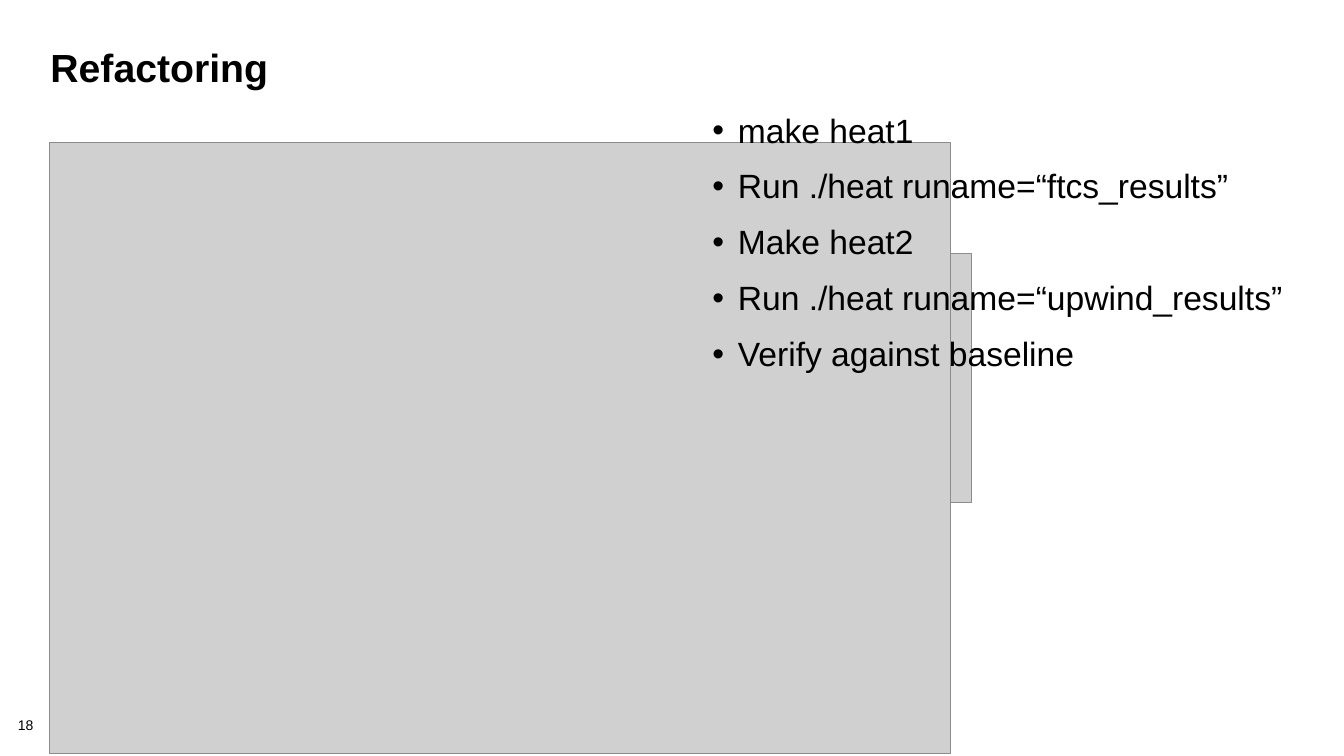
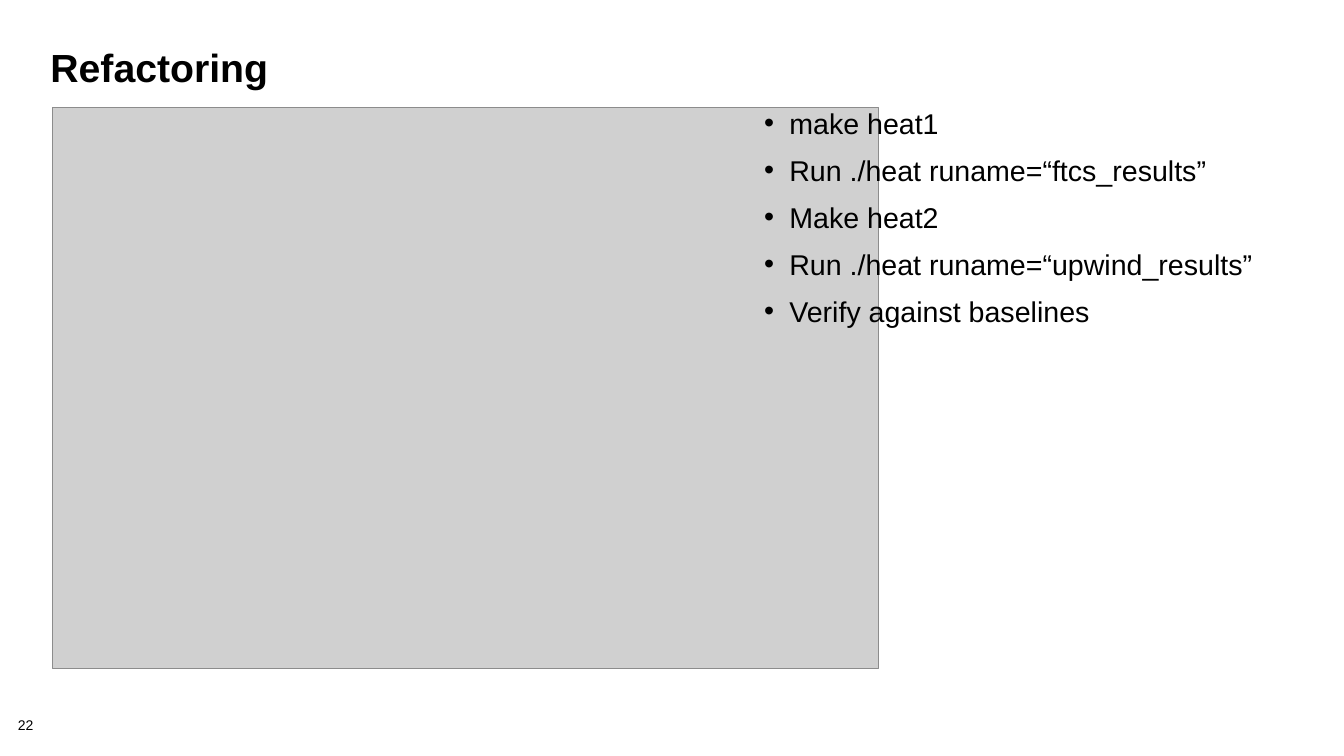
Before and after one commit to bssw-tutorial/presentations, a slide deck: slide 22 of refactoring.pptx (slide 18 before the commit). Drawn at 1344x756 pixels with LibreOffice and Linux fonts; fonts in the diff are those of the drawing; grey boxes stand for pictures; background and template pictures are left out. Boxes give left, top, right and bottom in pixels: in the first picture for what was removed or moved away, otherwise in the second. Text is boxed around its words. In the diff, an @@ line names an element or a change of style, - is before the commit and + after.

Commit message:
refactoring reworked for SC21

```diff
--- a/refactoring.pptx
+++ b/refactoring.pptx
@@ picture: place and size @@
-picture at (49, 142, 950, 754)
+picture at (52, 107, 878, 668)
@@ text "make heat1": place and size @@
-text "make heat1" at (738, 118, 1282, 373)
+text "make heat1" at (789, 111, 1252, 327)
@@ text at (789, 111, 1252, 280): size 24 to 20.4 pt in "make heat1", "Run ./heat runame=“ftcs_results”", "Make heat2", "Run ./heat runame=“upwind_results”"; line spacing 0.9 to 0.8 @@
@@ picture removed at (372, 253, 971, 502) @@
@@ text at (789, 299, 1090, 327): text changed; size 24 to 20.4 pt @@
-• Verify against baseline
+• Verify against baselines
@@ page number at (18, 720, 34, 730): text changed @@
-18
+22
```
Also in this commit, not shown: 7 other slides changed, 15 slides added.
